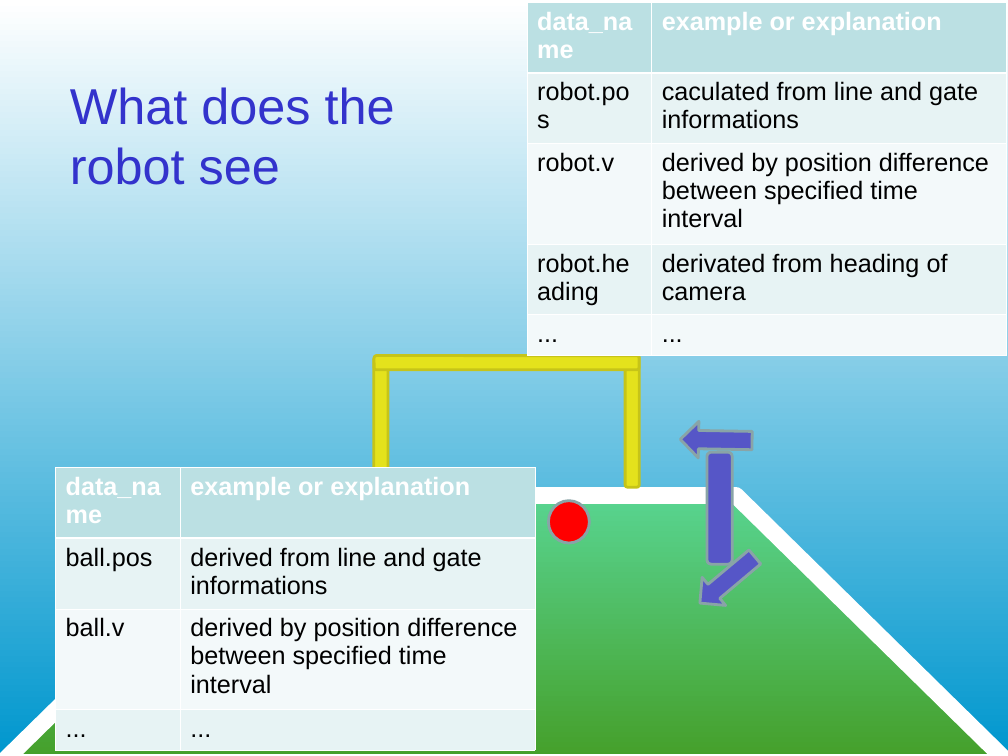
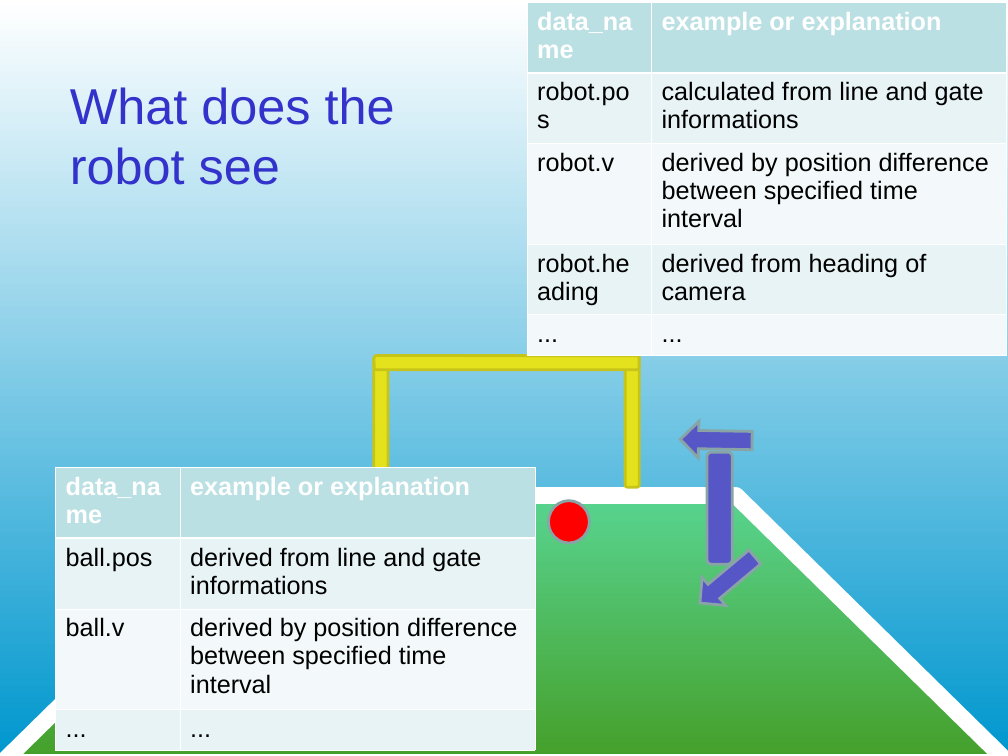
Before and after one commit to laeufertt/OC-MAS, a slide deck: slide 3 of Modellierung der Umgebung.ppt. Drawn at 1008x756 pixels with LibreOffice and Linux fonts; fonts in the diff are those of the drawing. Boxes give left, top, right and bottom in pixels: in the first picture for what was removed or moved away, otherwise in the second. Text is boxed around its words. In the diff, an @@ line names an element or a change of style, - is before the commit and + after.

```diff
--- a/Modellierung der Umgebung.ppt
+++ b/Modellierung der Umgebung.ppt
@@ table at (527,2,1006,355) @@
-row 2, column 2: caculated from line and gate informations
+row 2, column 2: calculated from line and gate informations
-row 4, column 2: derivated from heading of camera
+row 4, column 2: derived from heading of camera
```
Also in this commit, not shown: 2 other slides changed, 1 other file.
